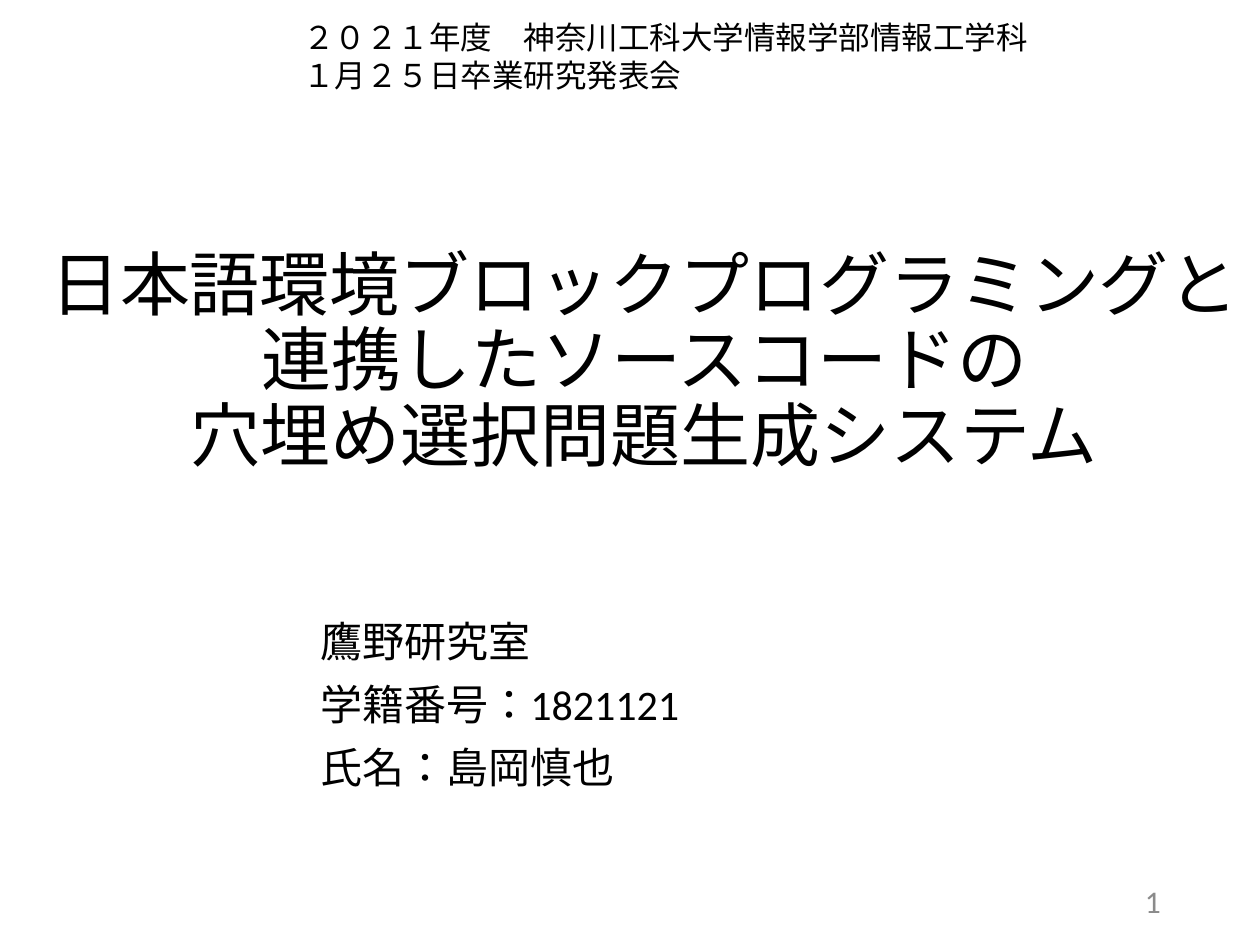
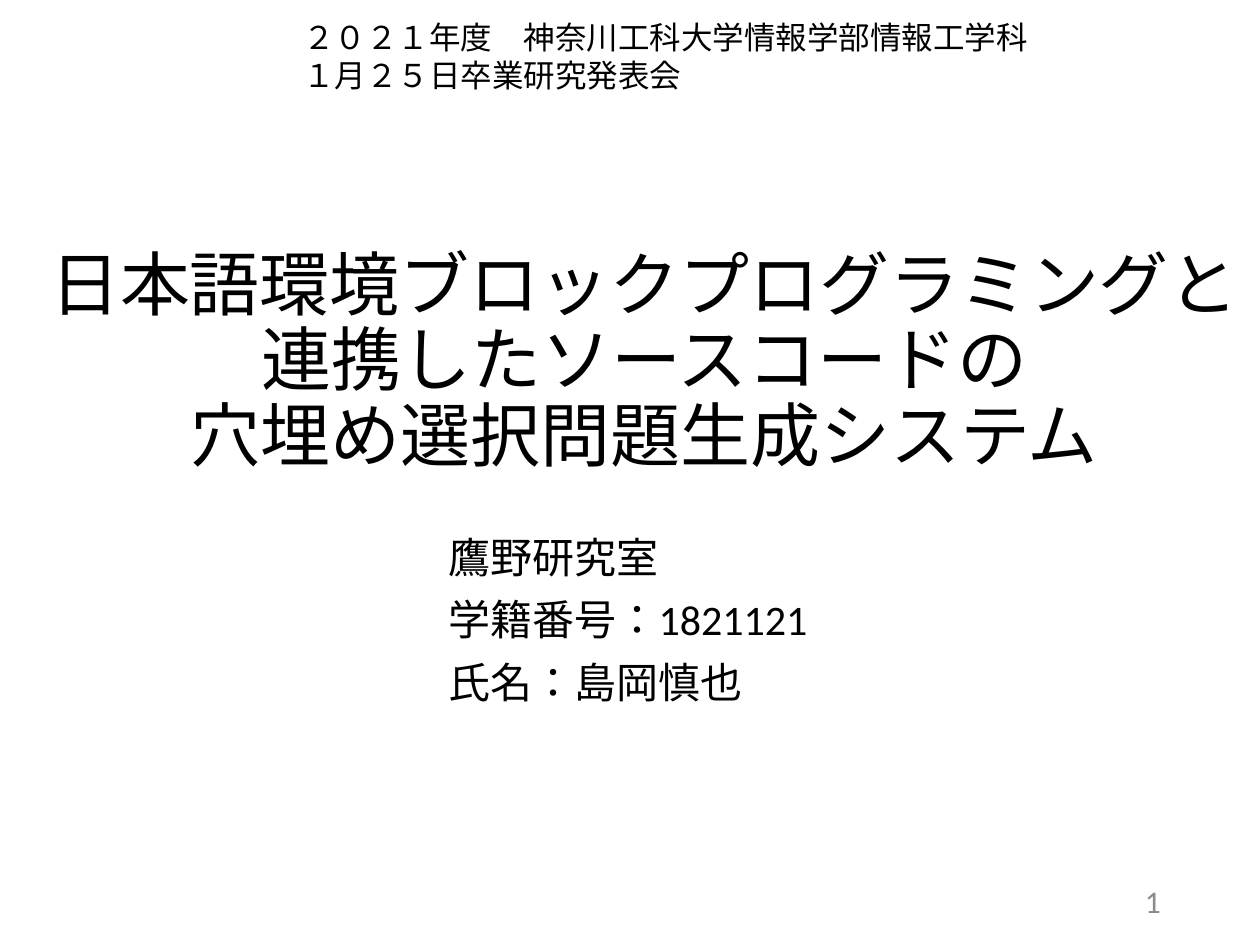
Before and after one commit to kait-takanolab/1821121-shimaoka-thesis, a slide deck: slide 1 of 1821121_shimaoka_thesis.pptx. Drawn at 1260x945 pixels with LibreOffice and Linux fonts; fonts in the diff are those of the drawing. Boxes give left, top, right and bottom in pixels: in the first picture for what was removed or moved away, otherwise in the second. Text is boxed around its words. In the diff, an @@ line names an element or a change of style, - is before the commit and + after.

```diff
--- a/1821121_shimaoka_thesis.pptx
+++ b/1821121_shimaoka_thesis.pptx
@@ subtitle "鷹野研究室": place and size @@
-subtitle "鷹野研究室" at (320, 621, 679, 787)
+subtitle "鷹野研究室" at (449, 537, 808, 702)
```
Also in this commit, not shown: 10 other slides changed, 2 slides added, 3 slides removed.
